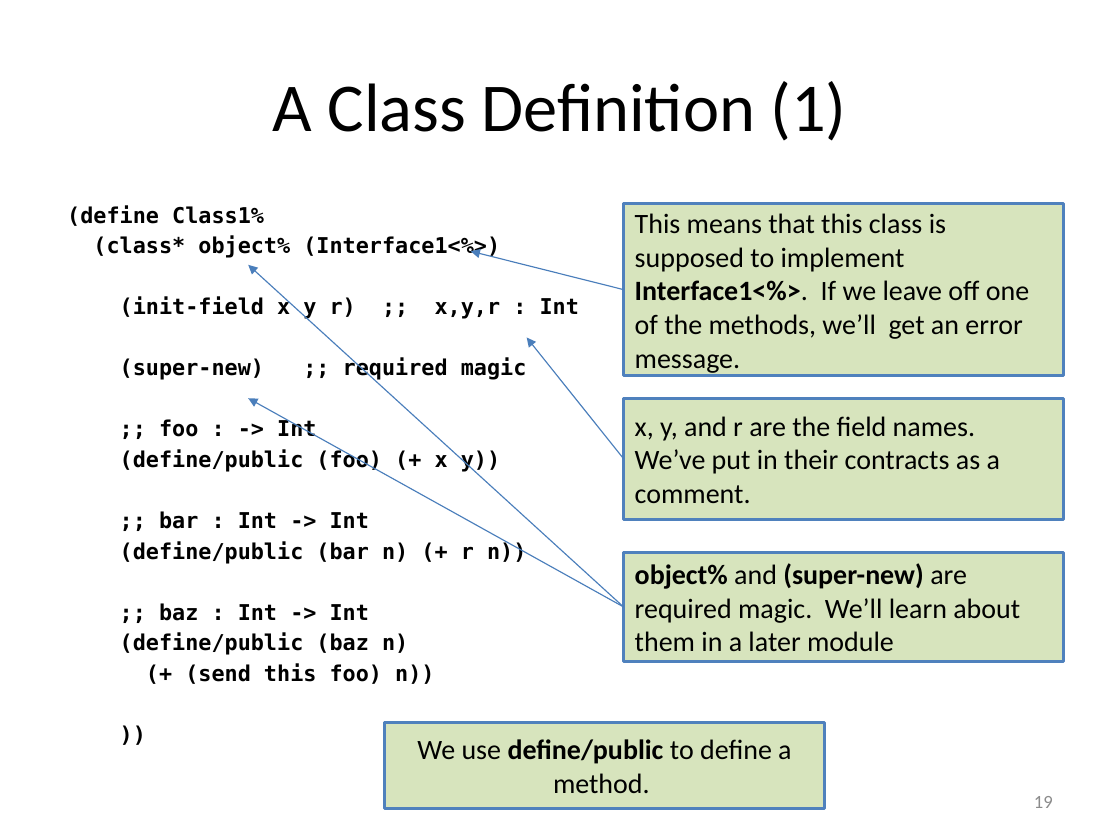
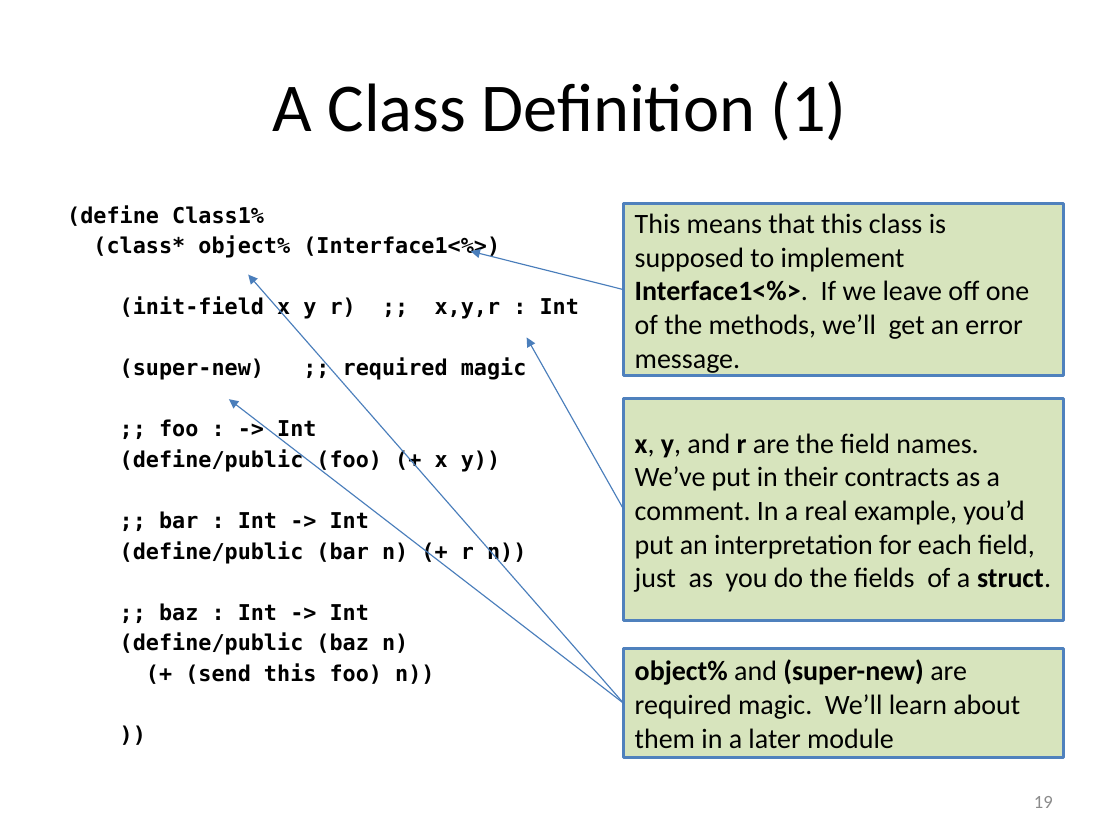
Before and after one commit to mwand/cs5010f16, a slide deck: slide 19 of Slides/Lesson 9.1 Classes, Objects, and Methods.pptx. Drawn at 1120x840 pixels with LibreOffice and Linux fonts; fonts in the diff are those of the drawing. Boxes give left, top, right and bottom in pixels: in the first picture for what was removed or moved away, otherwise in the second. Text is boxed around its words. In the diff, an @@ line names an element or a change of style, - is before the commit and + after.

```diff
--- a/Slides/Lesson 9.1 Classes, Objects, and Methods.pptx
+++ b/Slides/Lesson 9.1 Classes, Objects, and Methods.pptx
@@ arrow moved from (624, 607) - (249, 264) to (624, 703) - (249, 274) @@
@@ arrow moved from (624, 459) - (526, 337) to (624, 510) - (526, 337) @@
@@ arrow moved from (624, 607) - (249, 399) to (624, 703) - (228, 399) @@
@@ rectangle "x, y, and r are ...": place and size @@
-rectangle "x, y, and r are ..." at [624,399,1064,520]
+rectangle "x, y, and r are ..." at [624,399,1064,620]
@@ text in rectangle at [635,433,1051,592]: text changed @@
-x, y, and r are the field names. We’ve put in their contracts as a comment.
+x, y, and r are the field names. We’ve put in their contracts as a comment. In a real example, you’d put an interpretation for each field, just as you do the fields of a struct.
@@ rectangle "object% and (super-new) are required ...": place and size @@
-rectangle "object% and (super-new) are required ..." at [624,552,1064,661]
+rectangle "object% and (super-new) are required ..." at [624,648,1064,757]
@@ rectangle removed at [384,722,824,808] @@
-We use define/public to define a method.
```
Also in this commit, not shown: 4 other slides changed, 10 other files.
